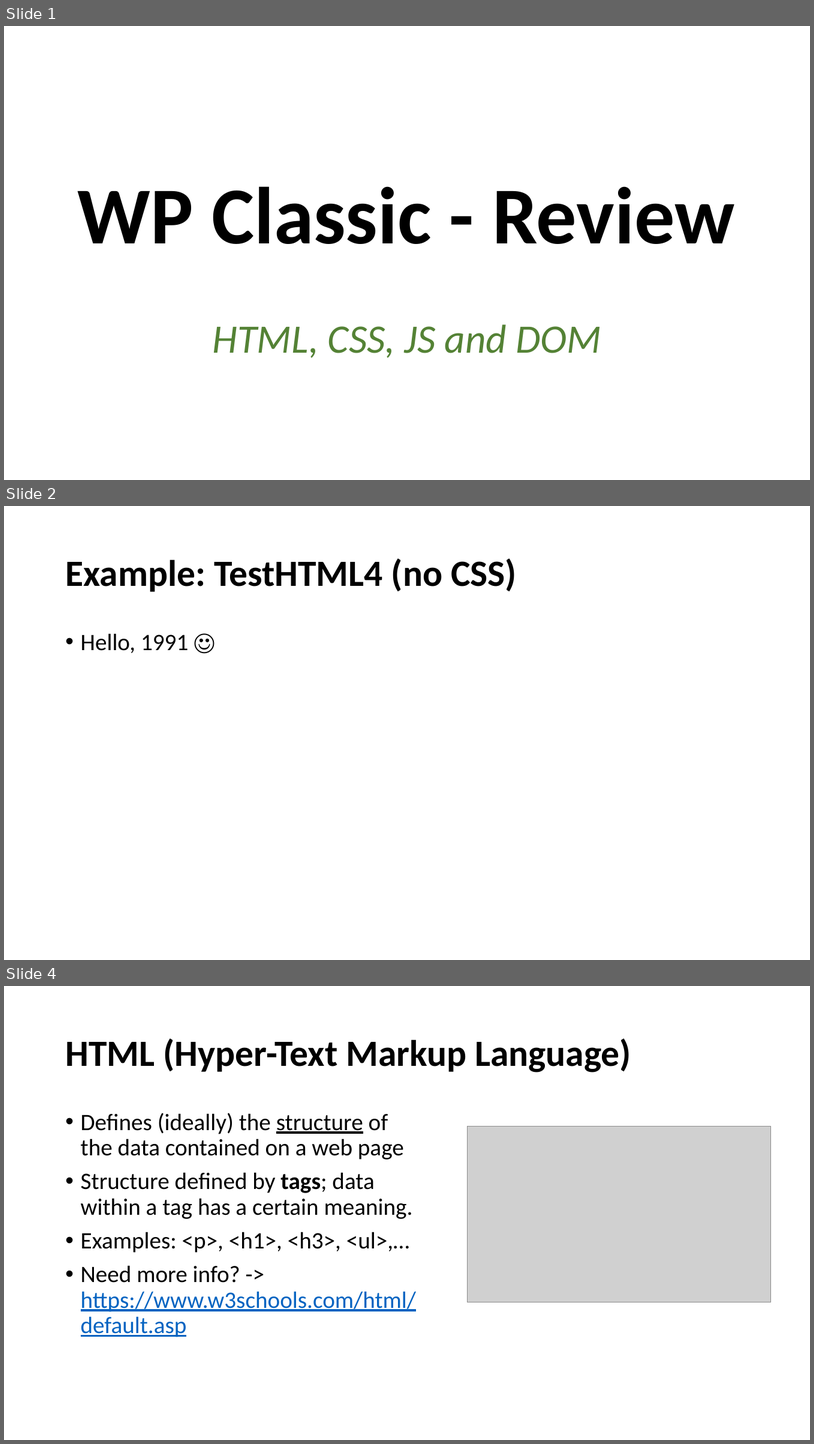
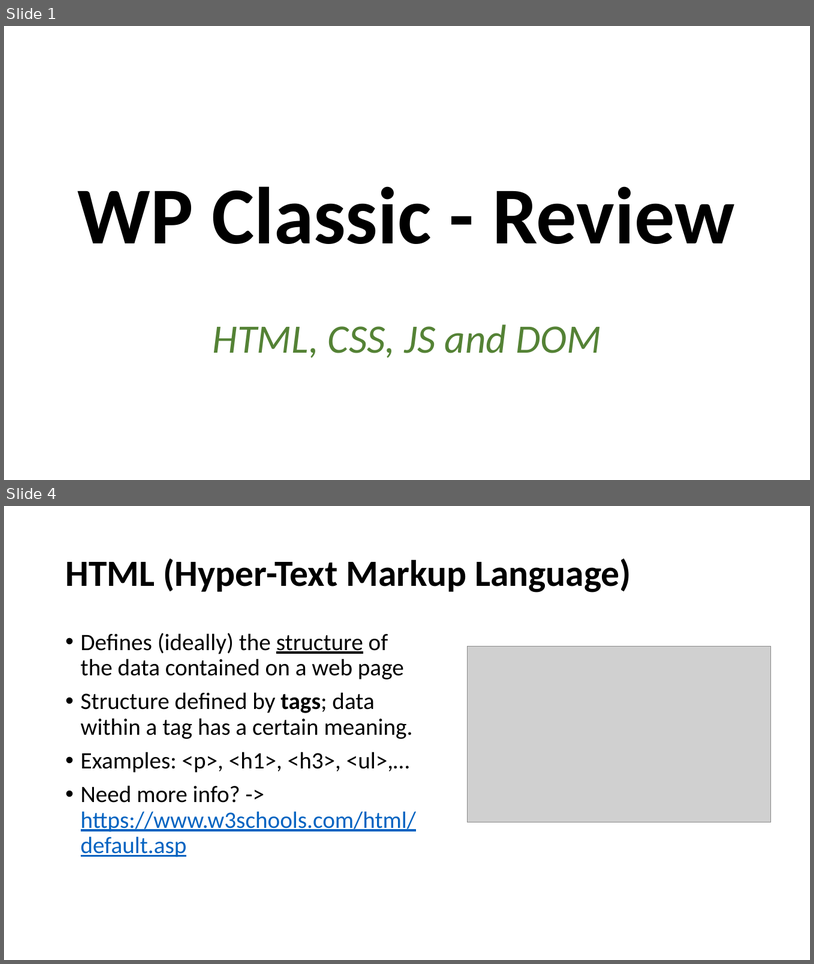
Before and after one commit to perl-easj/WebProg, a slide deck: 10_Intro/WebProg_ClassicWPReview.pptx. Shown one above the other, each under a label of ours: slides 1, 2 and 4 before the commit, slides 1 and 4 after it; the slides between them are not shown. The pictures are 814x1444 and 814x964 pixels, drawn with LibreOffice and Linux fonts; fonts in the diff are those of the drawing; grey boxes stand for pictures. Boxes give left, top, right and bottom in pixels: in the first picture for what was removed or moved away, otherwise in the second. Text is boxed around its words. In the diff, an @@ line names an element or a change of style, - is before the commit and + after.

```diff
--- a/10_Intro/WebProg_ClassicWPReview.pptx
+++ b/10_Intro/WebProg_ClassicWPReview.pptx
@@ slide 2 removed at (4, 506, 810, 960), background #FFFFFF @@
@@ title removed at (65, 558, 517, 592) @@
-Example: TestHTML4 (no CSS)
@@ text removed at (81, 633, 188, 653) @@
-• Hello, 1991 ☺
```
Also in this commit, not shown: 2 slides changed, 5 slides added, 3 other slides removed, 5 other files.
